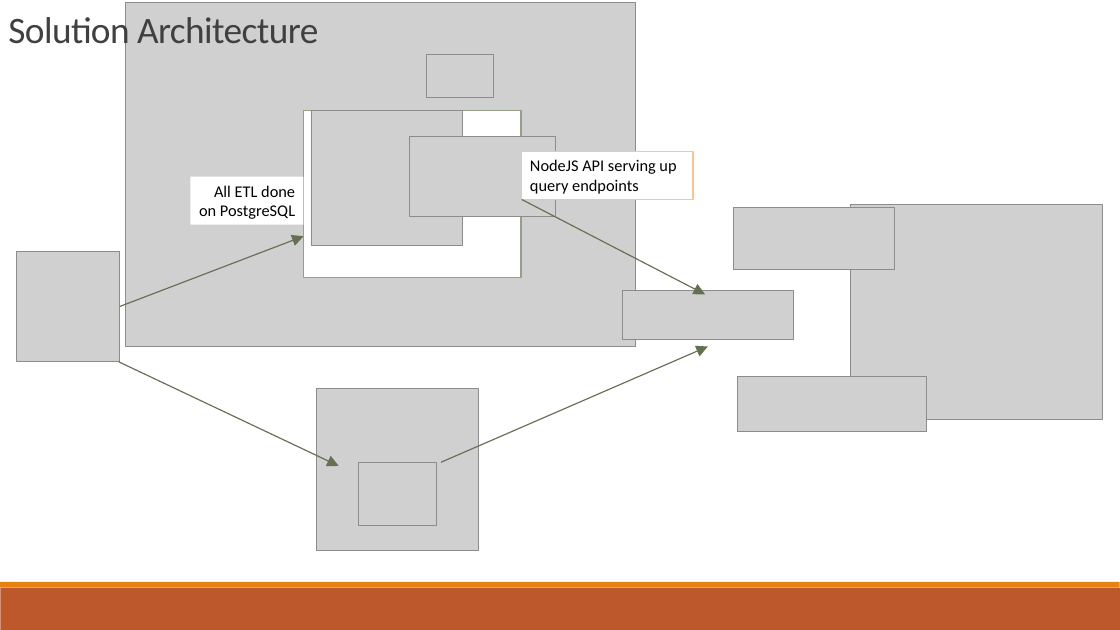
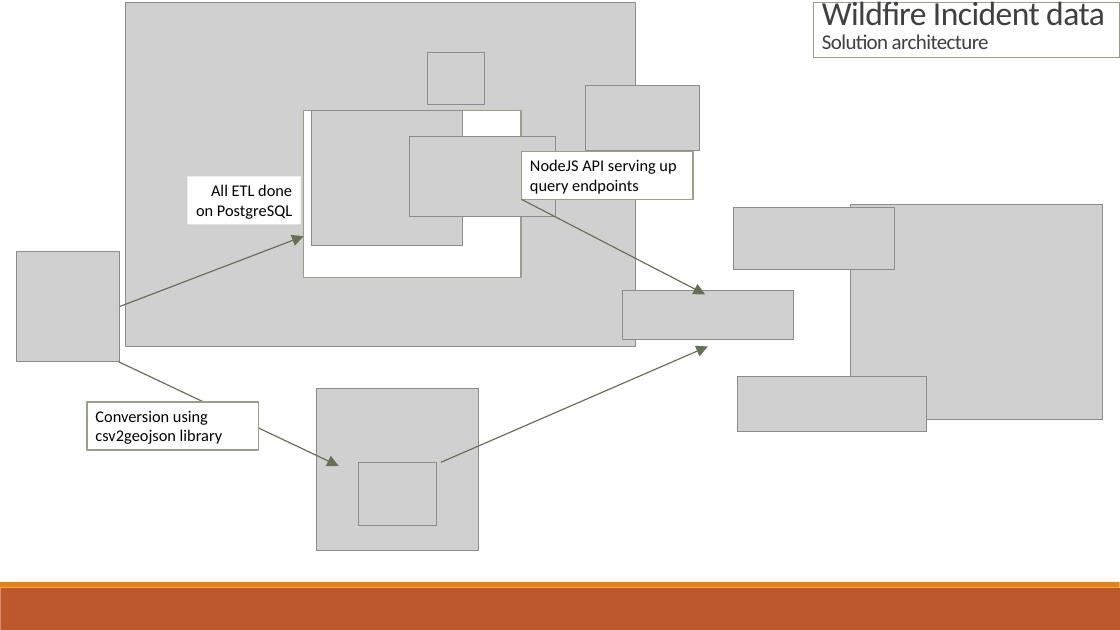
Before and after one commit to MThorpester/California-Wildfires, a slide deck: slide 4 of Margaret/Project Docs/CA Wildfire Dashboard Pres.pptx. Drawn at 1120x630 pixels with LibreOffice and Linux fonts; fonts in the diff are those of the drawing; grey boxes stand for pictures. Boxes give left, top, right and bottom in pixels: in the first picture for what was removed or moved away, otherwise in the second. Text is boxed around its words. In the diff, an @@ line names an element or a change of style, - is before the commit and + after.

```diff
--- a/Margaret/Project Docs/CA Wildfire Dashboard Pres.pptx
+++ b/Margaret/Project Docs/CA Wildfire Dashboard Pres.pptx
@@ title "Wildfire Incident data Solution architecture": place and size @@
-title "Wildfire Incident data Solution architecture" at [8, 12, 318, 53]
+title "Wildfire Incident data Solution architecture" at [813, 3, 1120, 57]
@@ title "Wildfire Incident data Solution architecture" at [813, 3, 1120, 57]: outline none to #94A088 0.75 pt @@
@@ title at [822, 1, 1105, 49]: text changed; size 32 to 28.8 pt @@
-Solution Architecture
+Wildfire Incident data
+Solution architecture
@@ picture: place and size @@
-picture at [427, 55, 494, 97]
+picture at [428, 53, 484, 105]
@@ picture added at [586, 86, 700, 150] @@
@@ rectangle "All ETL done on PostgreSQL": place and size @@
-rectangle "All ETL done on PostgreSQL" at [191, 176, 304, 224]
+rectangle "All ETL done on PostgreSQL" at [187, 176, 301, 224]
@@ rectangle "NodeJS API serving up query ..." at [522, 151, 693, 199]: outline #F6C791 1.25 pt to #94A088 1.25 pt @@
@@ rectangle added at [87, 402, 259, 450], fill #FFFFFF, outline #94A088 1.25 pt, 14 pt, text #000000 @@
+Conversion using csv2geojson library
```
Also in this commit, not shown: 2 other slides changed, 5 slides added, 1 slide removed, 4 other files.
